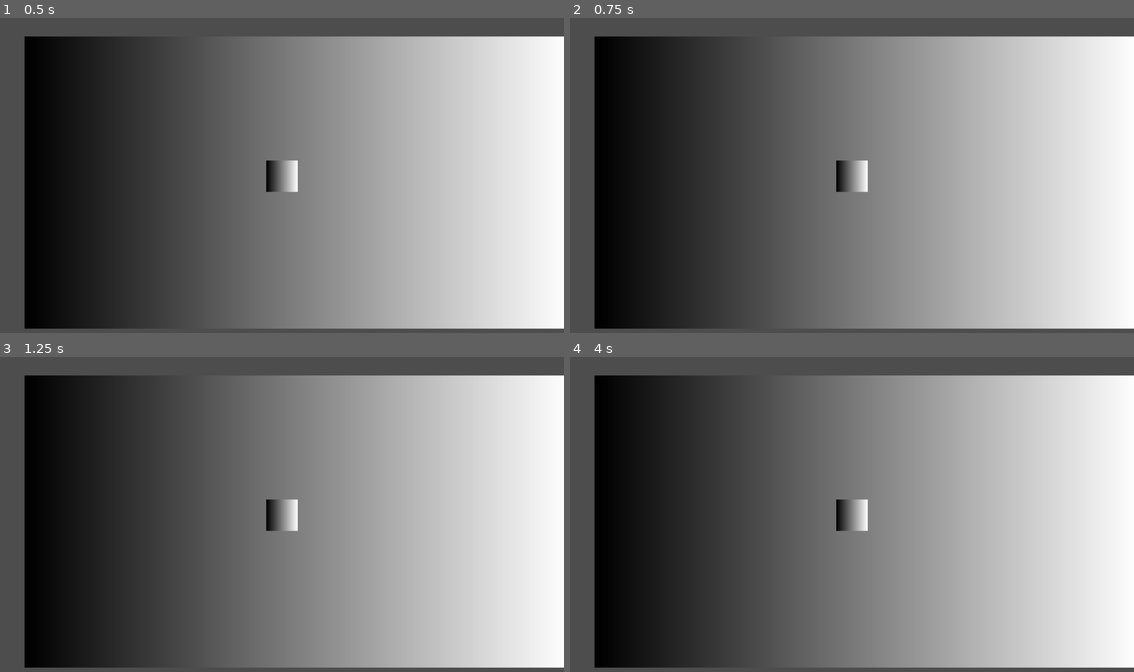
Above: before the commit, frames 1-4 (two rows, left to right).
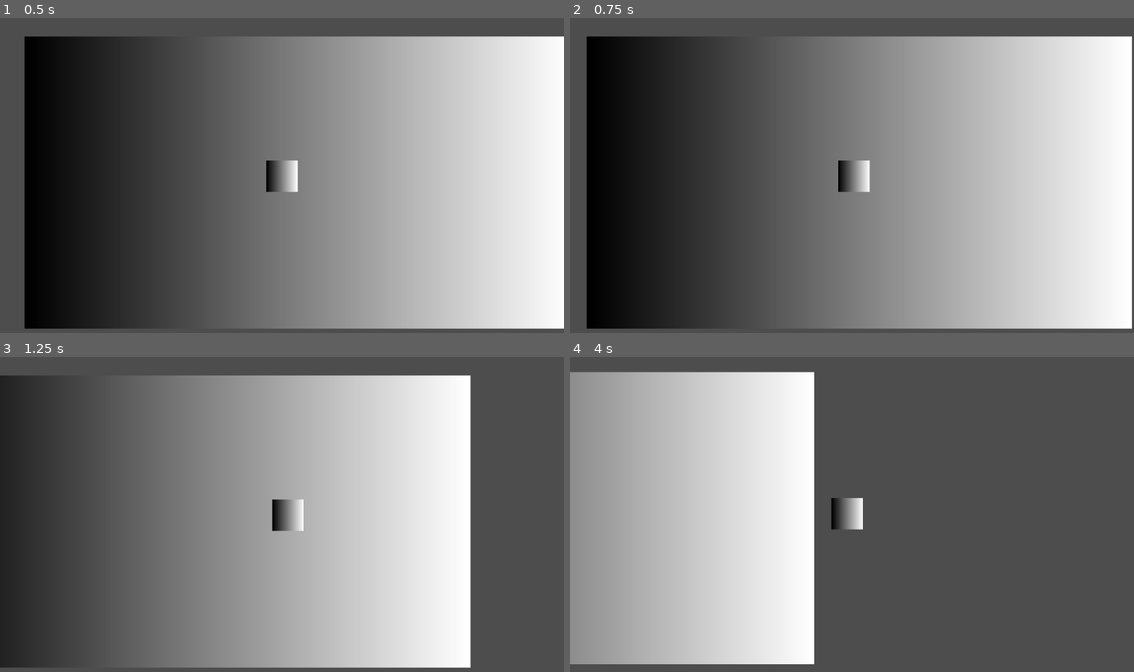
Above: after the commit, the same moments.

Repository: appellatebaton0/milkyway-1
Game: Godot game, scene res://scenes/main.tscn
Same seed, same stepped clock (60 frames per second), same inputs: the game is played once before the commit and once after it.
Inputs:
- Up to frame 1 (0.5 s): no input
- Up to frame 2 (0.75 s): tap Enter at 0.5 s; hold D (right, bound only after the commit) from 0.53 s (still down)
- Up to frame 3 (1.25 s): keep holding D (right, bound only after the commit)
- Up to frame 4 (4 s): release D (right, bound only after the commit) at 1.28 s; hold S (down, bound only after the commit) 1.28-2.03 s; hold D (right, bound only after the commit) 2.03-2.78 s; hold W (up, bound only after the commit) 2.78-3.53 s; hold A (left, bound only after the commit) from 3.53 s (still down)

Frame 1 is identical in both runs. In frame 2, 1.8% of the frame differs, in the area x 2-100%, y 5-99%; in frame 3, 93%; in frame 4, 93%, in the area x 0-100%, y 4-99%.

Commit message:
h2.1 - Camera Following
- Made the necessary Values and MoveBits for the camera to follow the player, though I do still want some follow ahead...

Diff:
--- a/project.godot
+++ b/project.godot
@@ -18,3 +18,26 @@
 [editor_plugins]
 
 enabled=PackedStringArray("res://addons/godot_super-wakatime/plugin.cfg")
+
+[input]
+
+left={
+"deadzone": 0.2,
+"events": [Object(InputEventKey,"resource_local_to_scene":false,"resource_name":"","device":-1,"window_id":0,"alt_pressed":false,"shift_pressed":false,"ctrl_pressed":false,"meta_pressed":false,"pressed":false,"keycode":0,"physical_keycode":65,"key_label":0,"unicode":97,"location":0,"echo":false,"script":null)
+]
+}
+right={
+"deadzone": 0.2,
+"events": [Object(InputEventKey,"resource_local_to_scene":false,"resource_name":"","device":-1,"window_id":0,"alt_pressed":false,"shift_pressed":false,"ctrl_pressed":false,"meta_pressed":false,"pressed":false,"keycode":0,"physical_keycode":68,"key_label":0,"unicode":100,"location":0,"echo":false,"script":null)
+]
+}
+up={
+"deadzone": 0.2,
+"events": [Object(InputEventKey,"resource_local_to_scene":false,"resource_name":"","device":-1,"window_id":0,"alt_pressed":false,"shift_pressed":false,"ctrl_pressed":false,"meta_pressed":false,"pressed":false,"keycode":0,"physical_keycode":87,"key_label":0,"unicode":119,"location":0,"echo":false,"script":null)
+]
+}
+down={
+"deadzone": 0.2,
+"events": [Object(InputEventKey,"resource_local_to_scene":false,"resource_name":"","device":-1,"window_id":0,"alt_pressed":false,"shift_pressed":false,"ctrl_pressed":false,"meta_pressed":false,"pressed":false,"keycode":0,"physical_keycode":83,"key_label":0,"unicode":115,"location":0,"echo":false,"script":null)
+]
+}
--- a/scenes/main.tscn
+++ b/scenes/main.tscn
@@ -1,8 +1,11 @@
-[gd_scene load_steps=6 format=3 uid="uid://bhp02oy73u0b5"]
+[gd_scene load_steps=9 format=3 uid="uid://bhp02oy73u0b5"]
 
 [ext_resource type="Script" uid="uid://cvqf1hrebc04p" path="res://scripts/bot.gd" id="1_o5qli"]
 [ext_resource type="Script" uid="uid://ce0lih35lp5ov" path="res://scripts/bits/movemaster2d.gd" id="2_0wfyh"]
 [ext_resource type="Script" uid="uid://dm0cvcckbo1ha" path="res://scripts/bits/movebits/control_bits/float_control.gd" id="3_sugp2"]
+[ext_resource type="Script" uid="uid://dh7uyas6k0ivv" path="res://scripts/bits/movebits/lerp2d.gd" id="4_jyhfs"]
+[ext_resource type="Script" uid="uid://b1o48vkwquyxs" path="res://scripts/values/node/manual_node.gd" id="5_tefeu"]
+[ext_resource type="Script" uid="uid://cv1nebo3jeb7b" path="res://scripts/values/vector2/manual_vec2.gd" id="6_o6xl0"]
 
 [sub_resource type="Gradient" id="Gradient_0wfyh"]
 
@@ -25,8 +28,32 @@
 
 [node name="FloatControlBit" type="Node" parent="Player/MoveMaster"]
 script = ExtResource("3_sugp2")
+acceleration = 900.0
+max_speed = 500.0
 
 [node name="Sprite2D" type="Sprite2D" parent="Player"]
 texture = SubResource("GradientTexture2D_sugp2")
 
 [node name="Camera2D" type="Camera2D" parent="."]
+script = ExtResource("1_o5qli")
+
+[node name="MoveMaster" type="CharacterBody2D" parent="Camera2D"]
+script = ExtResource("2_0wfyh")
+
+[node name="Node" type="Node" parent="Camera2D/MoveMaster"]
+script = ExtResource("4_jyhfs")
+
+[node name="A" type="Node" parent="Camera2D/MoveMaster/Node" node_paths=PackedStringArray("response")]
+script = ExtResource("5_tefeu")
+response = NodePath("../../..")
+metadata/_custom_type_script = "uid://b1o48vkwquyxs"
+
+[node name="B" type="Node" parent="Camera2D/MoveMaster/Node" node_paths=PackedStringArray("response")]
+script = ExtResource("5_tefeu")
+response = NodePath("../../../../Player")
+metadata/_custom_type_script = "uid://b1o48vkwquyxs"
+
+[node name="Lerp" type="Node" parent="Camera2D/MoveMaster/Node"]
+script = ExtResource("6_o6xl0")
+response = Vector2(0.4, 0.4)
+metadata/_custom_type_script = "uid://cv1nebo3jeb7b"
--- a/scripts/bits/movebits/control.gd
+++ b/scripts/bits/movebits/control.gd
@@ -1,4 +1,4 @@
-@abstract class_name ControlBit extends MoveBit
+@abstract class_name ControlBit extends MoveBit2D
 ## A MoveBit that allows player control, with throughput for inputs.
 
 enum inp{
--- a/scripts/bits/movebits/control_bits/float_control.gd
+++ b/scripts/bits/movebits/control_bits/float_control.gd
@@ -2,18 +2,16 @@
 ## Allows for controlling the Bot like it's floating. (Top down)
 ## NOTE: Make sure the CharacterBody is on the Floating motion_mode.
 
-func on_active() -> void:
-	pass
-func on_inactive() -> void:
-	pass
+## How fast the bot approaches max speed, per second.
+@export var acceleration := 30.0
+## The fastest the bot can go like this.
+@export var max_speed := 90.0
 
-func active(_delta:float) -> void:
-	pass
-func inactive(_delta:float) -> void:
-	pass
+func phys_active(delta:float) -> void:
 
-func phys_active(_delta:float) -> void:
+	# Update the directions.
+	master.set_direction_x(Input.get_axis(inputs[inp.left], inputs[inp.right]))
+	master.set_direction_y(Input.get_axis(inputs[inp.up], inputs[inp.down]))
 
-	pass
-func phys_inactive(_delta:float) -> void:
-	pass
+	# Apply the velocity
+	master.mover.velocity = vec2_move_towards(master.mover.velocity, master.get_direction() * max_speed, delta * acceleration)
--- /dev/null
+++ b/scripts/bits/movebits/lerp2d.gd
@@ -0,0 +1,35 @@
+class_name LerpBit2D extends MoveBit2D
+## Lerps between two nodes, with a certain weight.
+
+@export var node_a:NodeValue ## The first node to use.
+@export var node_b:NodeValue ## The second node to use.
+@export var lerp_amounts:Vector2Value ## The lerp values for the x and y. Lock between 0.0 and 1.0
+
+## Returns the lerp locked between (0,0) and (1,1)
+func locked_lerp():
+	var lerp_value = lerp_amounts.value()
+	return Vector2(1,1).min(Vector2(0,0).max(lerp_value))
+
+func _ready() -> void:
+	## Look for the values in the children.
+	for child in get_children():
+		print("child ", child is NodeValue)
+		if child is NodeValue:
+			if node_a == null:
+				node_a = child
+			elif node_b == null:
+				node_b = child
+		elif child is Vector2Value:
+			lerp_amounts = child
+
+func phys_active(_delta:float) -> void:
+	print(0)
+	if node_a != null and node_b != null:
+		print("1")
+		var a = node_a.value()
+		var b = node_b.value()
+		var l = locked_lerp()
+
+		# Lerp.
+		if a is Node2D and b is Node2D:
+			master.mover.global_position = Vector2(lerp(a.global_position.x, b.global_position.x, l.x), lerp(a.global_position.y, b.global_position.y, l.y))
--- a/scripts/bits/movebits/move2d.gd
+++ b/scripts/bits/movebits/move2d.gd
@@ -1,11 +1,12 @@
-extends Node
+@abstract class_name MoveBit2D extends MoveBit
 
+## The state machine this belongs to.
+@onready var master:MoveMasterBit2D = get_master()
+func get_master() -> MoveMasterBit2D:
+	var parent = get_parent()
+	if parent is MoveMasterBit2D:
+		return parent
+	return null
 
-# Called when the node enters the scene tree for the first time.
-func _ready() -> void:
-	pass # Replace with function body.
-
-
-# Called every frame. 'delta' is the elapsed time since the previous frame.
-func _process(delta: float) -> void:
-	pass
+func vec2_move_towards(from:Vector2, to:Vector2, delta:float):
+	return Vector2(move_toward(from.x, to.x, delta), move_toward(from.y, to.y, delta))
--- a/scripts/bits/movebits/move3d.gd
+++ b/scripts/bits/movebits/move3d.gd
@@ -1,8 +1,8 @@
-@abstract class_name MoveBit2D extends MoveBit
+@abstract class_name MoveBit3D extends MoveBit
 
 ## The state machine this belongs to.
-@onready var master:MoveMasterBit2D = get_master()
-func get_master() -> MoveMasterBit2D:
+@onready var master:MoveMasterBit3D = get_master()
+func get_master() -> MoveMasterBit3D:
 	var parent = get_parent()
 	if parent is MoveMasterBit2D:
 		return parent
--- a/scripts/bits/movemaster2d.gd
+++ b/scripts/bits/movemaster2d.gd
@@ -3,6 +3,29 @@
 ## This is a state machine!
 
 @export var mover:CharacterBody2D
+
+var direction_x := -1.0 ## A float locked to -1.0, 0.0, 1.0
+func set_direction_x(to:float):
+	if to == 0:
+		direction_x = 0
+		return
+
+	# Set it to -1 if negative, 1 if positive.
+	direction_x = to / abs(to)
+var direction_y := -1.0 ## A float locked to -1.0, 0.0, 1.0
+func set_direction_y(to:float):
+	if to == 0:
+		direction_y = 0
+		return
+
+	# Set it to -1 if negative, 1 if positive.
+	direction_y = to / abs(to)
+
+func get_direction() -> Vector2:
+	return Vector2(direction_x, direction_y)
+func set_direction(to:Vector2):
+	set_direction_x(to.x)
+	set_direction_y(to.y)
 
 @export var initial_bit:MoveBit
 var current_bit:MoveBit
--- a/scripts/passer.gd
+++ /dev/null
@@ -1,11 +0,0 @@
-extends Node
-
-
-# Called when the node enters the scene tree for the first time.
-func _ready() -> void:
-	pass # Replace with function body.
-
-
-# Called every frame. 'delta' is the elapsed time since the previous frame.
-func _process(delta: float) -> void:
-	pass
--- /dev/null
+++ b/scripts/values/node/manual_node.gd
@@ -0,0 +1,8 @@
+class_name ManualNode extends NodeValue
+## Returns a given Node
+
+## The node to return.
+@export var response:Node
+
+func value() -> Node:
+	return response
--- /dev/null
+++ b/scripts/values/node/node.gd
@@ -0,0 +1,4 @@
+@abstract class_name NodeValue extends Value
+## Returns a Node
+
+@abstract func value() -> Node
--- /dev/null
+++ b/scripts/values/vector2/manual_vec2.gd
@@ -0,0 +1,8 @@
+class_name ManualVector2 extends Vector2Value
+## Returns a given Vector2
+
+## The Vector2 to return.
+@export var response := Vector2.ZERO
+
+func value() -> Vector2:
+	return response
--- /dev/null
+++ b/scripts/values/vector2/vector2.gd
@@ -0,0 +1,4 @@
+@abstract class_name Vector2Value extends Value
+## Returns a Vector2.
+
+@abstract func value() -> Vector2
Not shown, added: scripts/bits/movebits/lerp2d.gd.uid
Not shown, removed: scripts/passer.gd.uid
Not shown, added: scripts/values/node/manual_node.gd.uid
Not shown, added: scripts/values/node/node.gd.uid
Not shown, added: scripts/values/vector2/manual_vec2.gd.uid
Not shown, added: scripts/values/vector2/vector2.gd.uid
